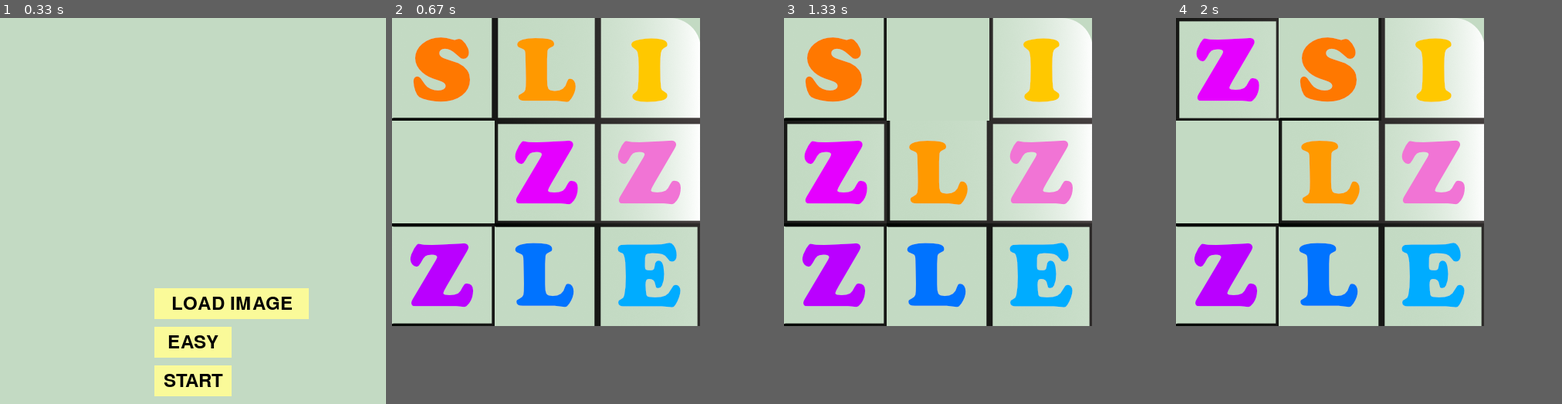
Above: before the commit, frames 1-4 (left to right).
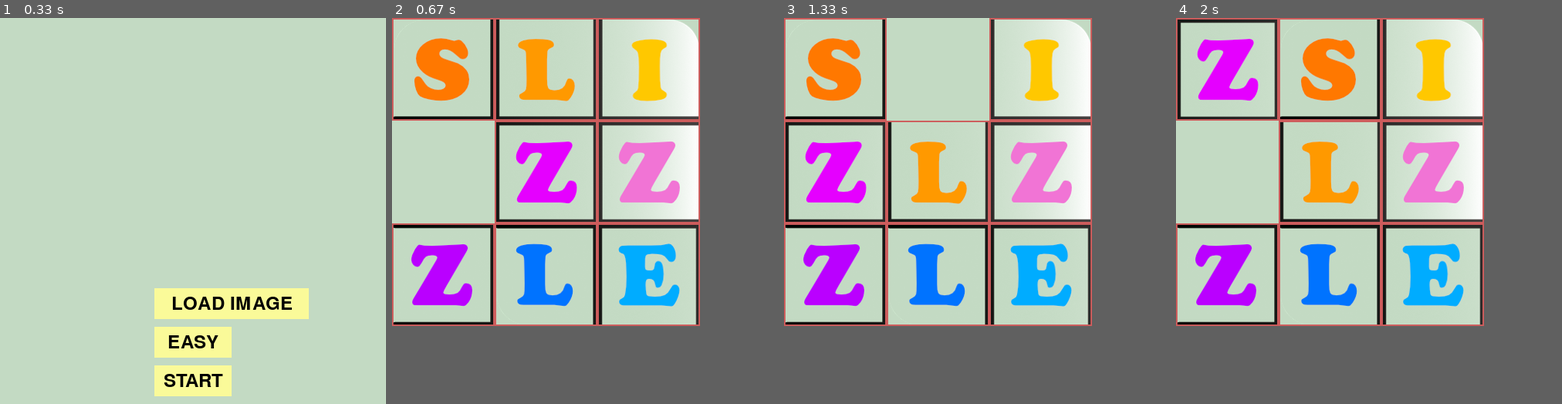
Above: after the commit, the same moments.

Repository: gitfoehn/slizzzle
Game: pygame game, started from main.py
The game is run twice, just before and just after one commit, with the same random seed, the same clock (stepped at 60 frames per second) and the same inputs.
Inputs (mouse positions are in pixels of both pictures, inside the frame that each line leads up to):
- Up to frame 1 (0.33 s): no input
- Up to frame 2 (0.67 s): click "START" at 0.38 s
- Up to frame 3 (1.33 s): click (938, 191) at 0.72 s; click (984, 64) at 1.05 s
- Up to frame 4 (2 s): click (1249, 56) at 1.38 s; click (1218, 164) at 1.75 s

Frame 1 is identical in both runs. In frame 2, 8.7% of the frame differs, in the area x 0-80%, y 0-80%; in frame 3, 8.7%; in frame 4, 8.7%.

Commit message:
Added feature to draw border around tiles

Diff:
--- a/slizzle/model/slizzle_tile.py
+++ b/slizzle/model/slizzle_tile.py
@@ -1,5 +1,7 @@
 class SlizzleTile:
-	def __init__(self, image, position: (int, int)):
+
+	def __init__(self,image_border, image, position: (int, int)):
+		self.image_border = image_border
 		self.image = image
 		self.position = position
 		self.is_visible = True
--- a/slizzle/pygame_view.py
+++ b/slizzle/pygame_view.py
@@ -49,7 +49,8 @@
         pygame.display.flip()
 
     def draw_tile(self, tile: SlizzleTile, pos: (int, int)):
-        image = tile.image
+        # TODO ggf. blit image_boarder only when not all tiles are visible else blit image
+        image = tile.image_border
 
         self.display.blit(image, pos)
 
--- a/slizzle/slizzle_controller.py
+++ b/slizzle/slizzle_controller.py
@@ -2,7 +2,7 @@
 from tkinter import filedialog as fd
 
 import pygame
-from PIL import Image
+from PIL import Image, ImageOps
 
 import constants
 from constants import SCALE_FACTOR, MAX_WIDTH, MAX_HEIGHT
@@ -59,8 +59,12 @@
 				# TODO Crop to optimal size
 				pil_img = self.image.crop(
 					(w * tile_width, h * tile_height, (w + 1) * tile_width, (h + 1) * tile_height))
+				tile_w, tile_h = pil_img.size
+				pil_img_bord = ImageOps.expand(pil_img, border=2, fill='#CD5C5C').resize((tile_w,tile_h))
+
 				img = convert_to_pygame_surface(pil_img)
-				tile = SlizzleTile(img, (w, h))
+				bord_img = convert_to_pygame_surface(pil_img_bord)
+				tile = SlizzleTile(bord_img, img, (w, h))
 				tiles.append(tile)
 
 		return tiles
